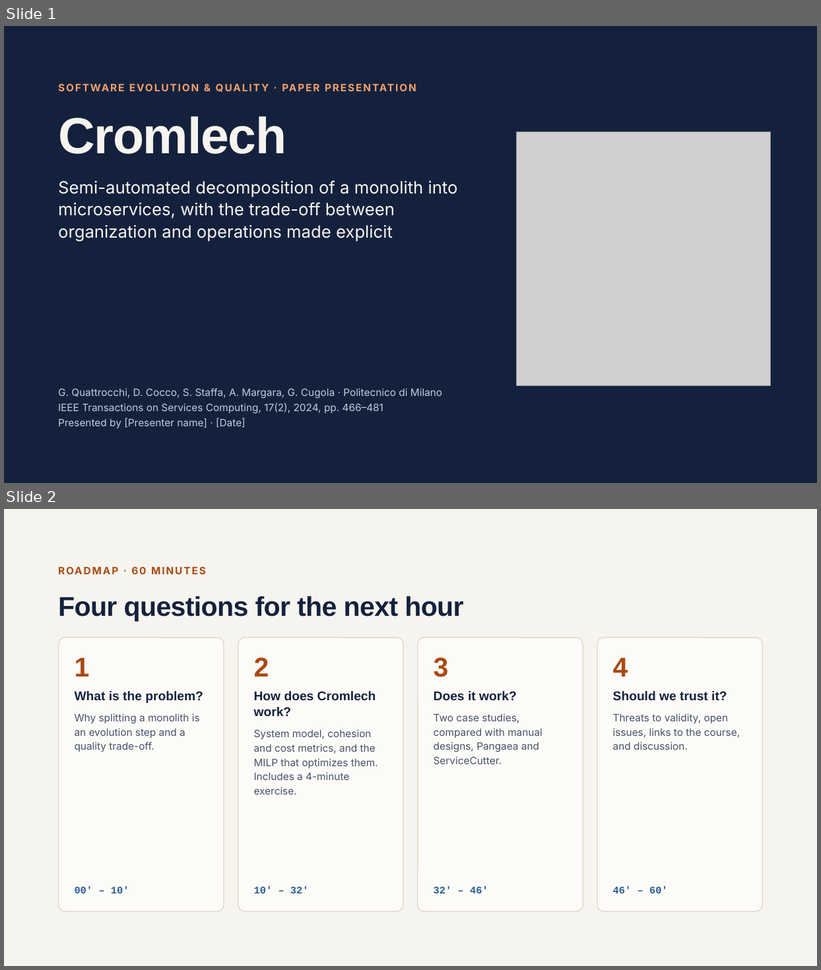
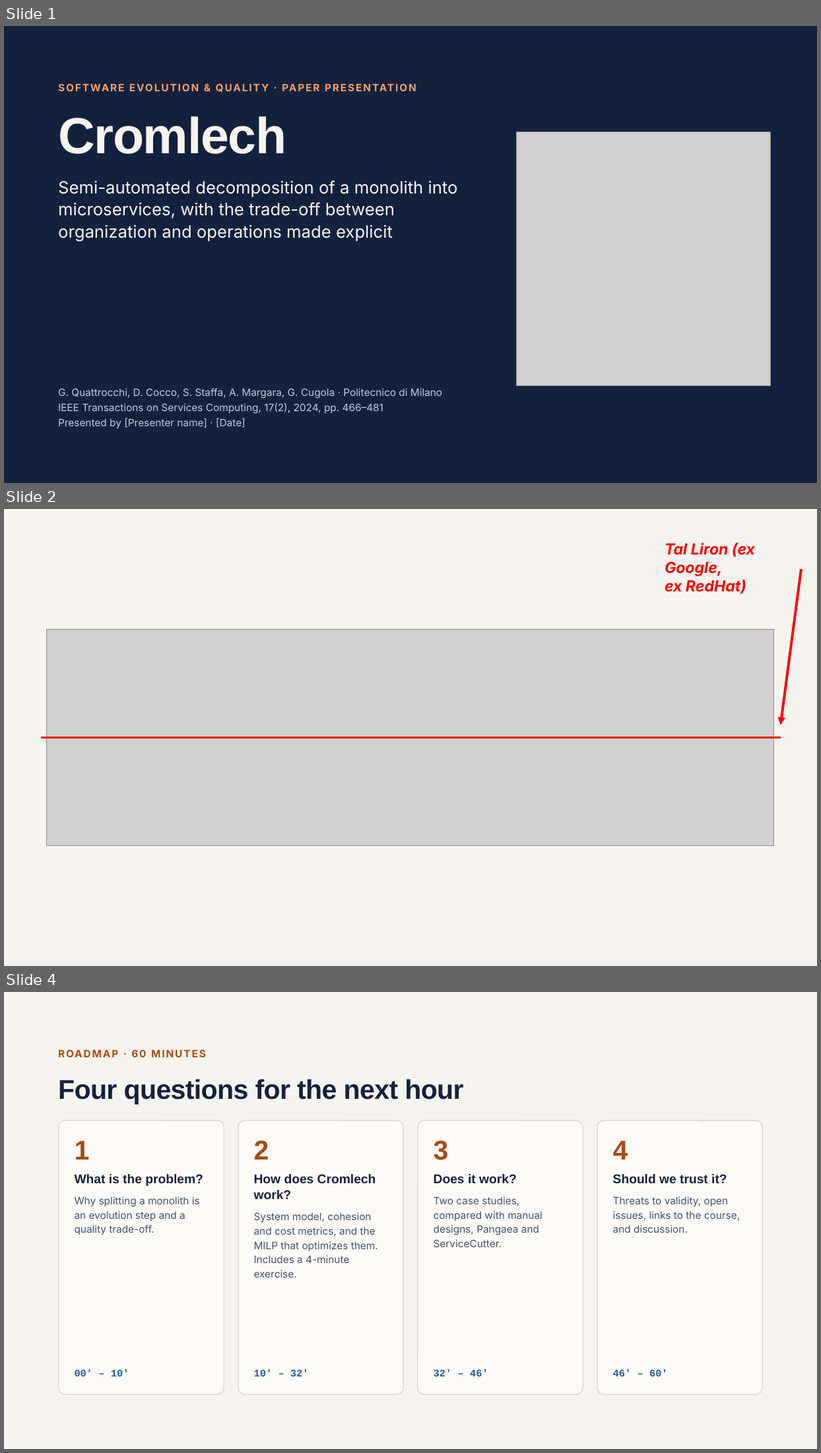
Before and after one commit to SannioEvolution/Material, a slide deck: Monoliith Decomposition Practicum - Cromlech Semi-Automated Monolith Decomposition into Microservices.pptx. Shown one above the other, each under a label of ours: slides 1 and 2 before the commit, slides 1, 2 and 4 after it; the slides between them are not shown. The pictures are 821x970 and 821x1453 pixels, drawn with LibreOffice and Linux fonts; fonts in the diff are those of the drawing; grey boxes stand for pictures. Boxes give left, top, right and bottom in pixels: in the first picture for what was removed or moved away, otherwise in the second. Text is boxed around its words. In the diff, an @@ line names an element or a change of style, - is before the commit and + after.

```diff
--- a/Monoliith Decomposition Practicum - Cromlech Semi-Automated Monolith Decomposition into Microservices.pptx
+++ b/Monoliith Decomposition Practicum - Cromlech Semi-Automated Monolith Decomposition into Microservices.pptx
@@ slide 2 added at (4, 509, 817, 966), background #F6F4EE @@
@@ text added at (665, 543, 755, 594), 18 pt, text #FF0000, bold, italic @@
+Tal Liron (ex Google,
+ex RedHat)
@@ arrow added from (801, 569) to (781, 725), #FF0000 3 pt @@
@@ picture added at (47, 630, 774, 846) @@
@@ line added from (40, 738) to (781, 738), #FF0000 3 pt @@
@@ what was slide 2 is now slide 4 @@
```
Also in this commit, not shown: 2 other slides added, 3 slides removed, 1 other file.
